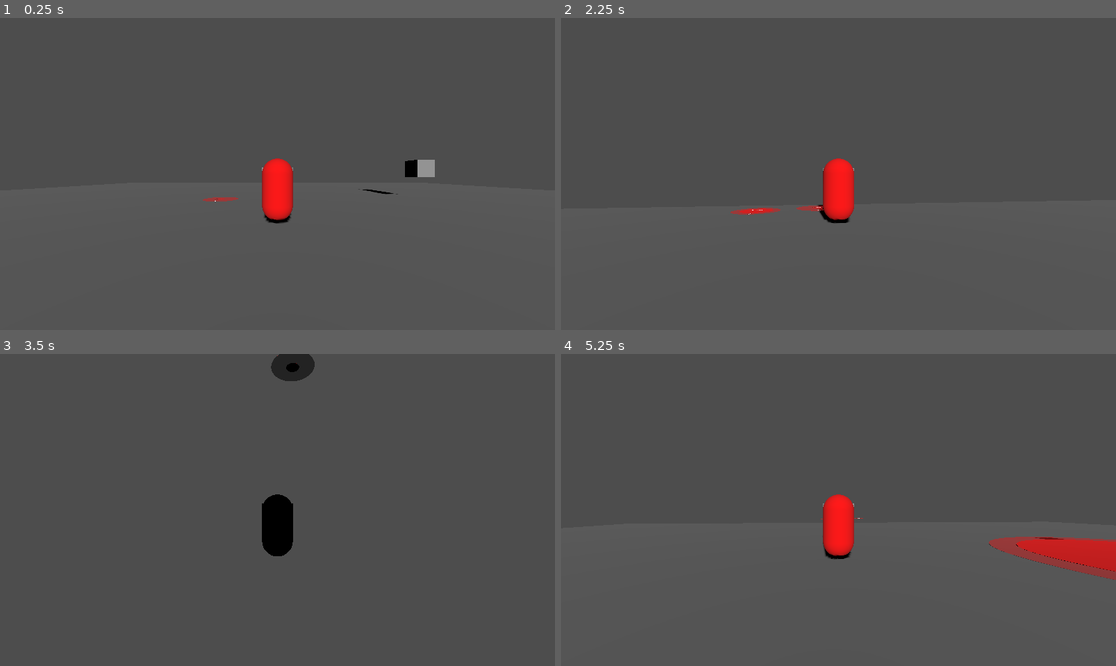
Above: before the commit, frames 1-4 (two rows, left to right).
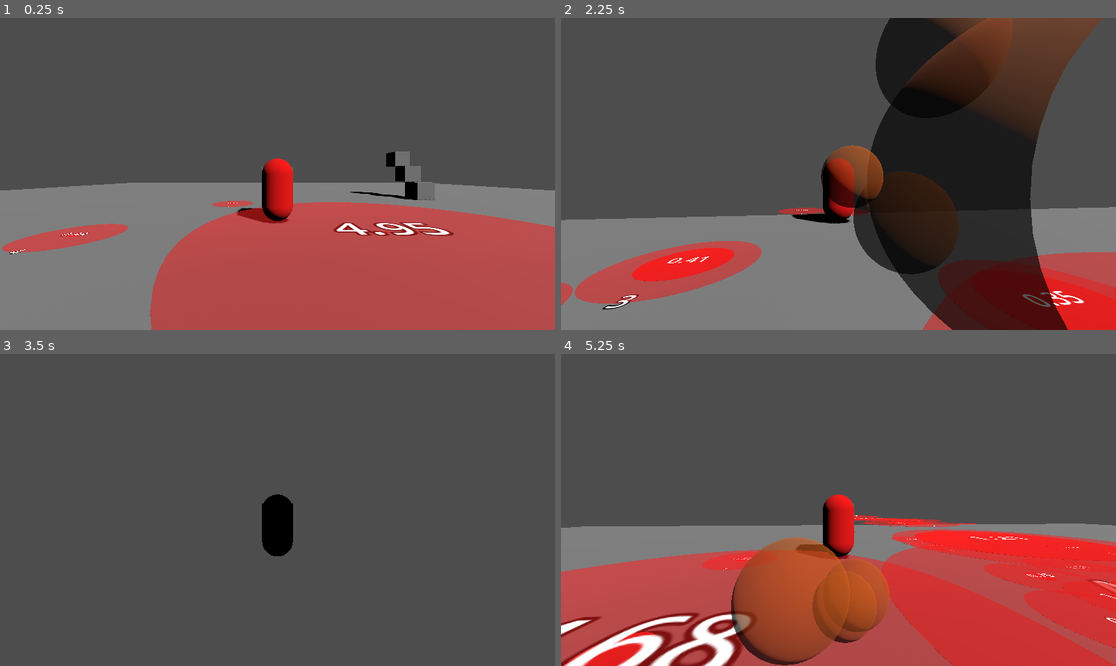
Above: after the commit, the same moments.

Repository: ZweiEuro/high_perf_cg
Game: Godot game, scene res://main_scene.tscn
The game is run twice, just before and just after one commit, with the same random seed, the same clock (stepped at 60 frames per second) and the same inputs.
Inputs (mouse positions are in pixels of both pictures, inside the frame that each line leads up to):
- Up to frame 1 (0.25 s): no input
- Up to frame 2 (2.25 s): tap Enter at 0.5 s; move the mouse to (866, 174) at 0.52 s; hold W (Player Forward) from 0.53 s (still down); tap Shift (Dash) at 0.6, 1.35, 2.1 s; tap Space (Player jump) at 0.77, 1.52 s; move the mouse to (810, 174) at 1.27 s; move the mouse to (849, 167) at 2.02 s
- Up to frame 3 (3.5 s): keep holding W (Player Forward); move the mouse to (271, 516) at 2.77 s; tap Shift (Dash) at 2.85 s; tap Space (Player jump) at 3.02 s
- Up to frame 4 (5.25 s): keep holding W (Player Forward); move the mouse to (877, 513) at 3.52 s; tap Shift (Dash) at 3.6, 4.35, 5.1 s; tap Space (Player jump) at 3.77, 4.52 s; tap R (Reset) at 4.25 s; move the mouse to (794, 506) at 4.27 s; move the mouse to (844, 510) at 5.02 s

The runs differ from the first frame. In frame 1, 47% of the frame differs, in the area x 0-100%, y 42-100%; in frame 2, 59%, in the area x 0-100%, y 0-100%; in frame 3, 0.6%; in frame 4, 46%.

Commit message:
indicator with labels

Diff:
--- a/gameObjects/lightning/indicator_spawner.gd
+++ b/gameObjects/lightning/indicator_spawner.gd
@@ -1,9 +1,10 @@
 extends Node
 
 @export var spawningInterval: float = 0.05; # period in seconds
-@export var spawningIntervalRandomNoise: float = 0.5;
+@export var spawningIntervalRandomNoise: float = 0.0;
 
 @export var spawnRadius: float = 10;
+@export var minSpawnRadius: float = 3;
 
 var indicator = preload("res://gameObjects/lightning/indicator.tscn");
 
@@ -36,7 +37,7 @@
 	#        v originating from the players position
 	#        |                                    v random in that direction inside the radius
 	#        |                                    |             v min distance away
-	var pos = center + (dir * randf_range(0, radius) * randf()) + dir * 5;
+	var pos = center + (dir * randf_range(0, radius) * randf()) + dir * minSpawnRadius;
 
 	pos.y = 0; # it must stick to the ground
 
--- a/gameObjects/player/Player.tscn
+++ b/gameObjects/player/Player.tscn
@@ -1,9 +1,8 @@
-[gd_scene load_steps=12 format=3 uid="uid://dutcdtdc0ygky"]
+[gd_scene load_steps=11 format=3 uid="uid://dutcdtdc0ygky"]
 
 [ext_resource type="Script" path="res://gameObjects/player/player.gd" id="1_8atvp"]
 [ext_resource type="Script" path="res://gameObjects/player/scripts/PlayerMovement.gd" id="2_w2um5"]
 [ext_resource type="Shader" path="res://gameObjects/player/player.gdshader" id="2_xp7a0"]
-[ext_resource type="Shader" path="res://gameObjects/player/dustParticles.gdshader" id="3_hk4tg"]
 [ext_resource type="Script" path="res://gameObjects/player/scripts/CameraMovement.gd" id="3_ub28p"]
 [ext_resource type="PackedScene" uid="uid://w4utvnmipwxv" path="res://gameObjects/objects/Box.tscn" id="4_0gr36"]
 
@@ -16,12 +15,12 @@
 [sub_resource type="CapsuleMesh" id="CapsuleMesh_djl6f"]
 material = SubResource("ShaderMaterial_7lx21")
 
-[sub_resource type="ShaderMaterial" id="ShaderMaterial_400ti"]
-render_priority = 0
-shader = ExtResource("3_hk4tg")
+[sub_resource type="StandardMaterial3D" id="StandardMaterial3D_v6nno"]
+transparency = 1
+albedo_color = Color(0.752941, 0.32549, 0, 0.658824)
 
 [sub_resource type="SphereMesh" id="SphereMesh_1b3m4"]
-material = SubResource("ShaderMaterial_400ti")
+material = SubResource("StandardMaterial3D_v6nno")
 radius = 0.1
 height = 0.2
 
--- a/gameObjects/player/dustParticles.gdshader
+++ /dev/null
@@ -1,18 +0,0 @@
-shader_type spatial;
-
-void vertex() {
-	// Called for every vertex the material is visible on.
-}
-
-void fragment() {
-	// Called for every pixel the material is visible on.
-
-	  	ALBEDO.rgb *= COLOR.rgb;
-		ALPHA = COLOR.a;
-
-}
-
-//void light() {
-	// Called for every pixel for every light affecting the material.
-	// Uncomment to replace the default light processing function with this one.
-//}
--- a/gameObjects/player/scripts/PlayerMovement.gd
+++ b/gameObjects/player/scripts/PlayerMovement.gd
@@ -11,7 +11,7 @@
 var dash_charges = 3
 var dash_velocity: float = 50
 var dash_duration: float = 0.5    # how long the dash should be eased over in seconds
-var dash_cooldown: float = 5.0;
+var dash_cooldown: float = 1.0;
 var timestamp_last_dash: float = 0.0 # the last time dash was pushed
 
 var last_direction: Vector3 = Vector3(0.5, 0, 0.5).normalized();
--- a/main_scene.tscn
+++ b/main_scene.tscn
@@ -1,23 +1,44 @@
-[gd_scene load_steps=5 format=3 uid="uid://fvbbvkl5ed7t"]
+[gd_scene load_steps=7 format=3 uid="uid://fvbbvkl5ed7t"]
 
 [ext_resource type="PackedScene" uid="uid://dutcdtdc0ygky" path="res://gameObjects/player/Player.tscn" id="1_65sxl"]
 [ext_resource type="PackedScene" uid="uid://w4utvnmipwxv" path="res://gameObjects/objects/Box.tscn" id="2_8jwoa"]
 [ext_resource type="PackedScene" uid="uid://dxs7cwpwtxhba" path="res://gameObjects/objects/Flat.tscn" id="3_xs5ph"]
 [ext_resource type="Script" path="res://gameObjects/lightning/indicator_spawner.gd" id="4_51kfs"]
 
+[sub_resource type="BoxMesh" id="BoxMesh_lt0sx"]
+size = Vector3(10, 10, 10)
+
+[sub_resource type="BoxShape3D" id="BoxShape3D_v5crj"]
+size = Vector3(10, 10, 10)
+
 [node name="Main Scene" type="Node3D"]
 
 [node name="DirectionalLight3D" type="DirectionalLight3D" parent="."]
-transform = Transform3D(0.989124, -0.147084, 9.00233e-08, 0.140312, 0.943583, 0.29994, -0.0441165, -0.296678, 0.953958, 0, 0, 0)
+transform = Transform3D(0.707107, -0.5, 0.5, 0, 0.707107, 0.707107, -0.707107, -0.5, 0.5, 16.1515, 3.86242, 16.4154)
 shadow_enabled = true
 
 [node name="Player" parent="." instance=ExtResource("1_65sxl")]
 
 [node name="Box" parent="." instance=ExtResource("2_8jwoa")]
-transform = Transform3D(1, 0, 0, 0, 1, 0, 0, 0, 1, 8.48751, 1.79543, -5.11981)
+transform = Transform3D(1, 0, 0, 0, 1, 0, 0, 0, 1, 8.488, 0.5, -5.12)
+
+[node name="Box" parent="Box" instance=ExtResource("2_8jwoa")]
+transform = Transform3D(1, 0, 0, 0, 1, 0, 0, 0, 1, 0, 1, -1)
+
+[node name="Box" parent="Box/Box" instance=ExtResource("2_8jwoa")]
+transform = Transform3D(1, 0, 0, 0, 1, 0, 0, 0, 1, 0, 1, -1)
 
 [node name="Flat" parent="." instance=ExtResource("3_xs5ph")]
 transform = Transform3D(50, 0, 0, 0, 50, 0, 0, 0, 50, 0.00597, -0.01577, 0.0261436)
 
 [node name="IndicatorSpawner" type="Node3D" parent="."]
 script = ExtResource("4_51kfs")
+
+[node name="BigBox" type="StaticBody3D" parent="."]
+transform = Transform3D(1, 0, 0, 0, 1, 0, 0, 0, 1, -14.09, -3.42728, 13.943)
+
+[node name="MeshInstance3D" type="MeshInstance3D" parent="BigBox"]
+mesh = SubResource("BoxMesh_lt0sx")
+
+[node name="CollisionShape3D" type="CollisionShape3D" parent="BigBox"]
+shape = SubResource("BoxShape3D_v5crj")
